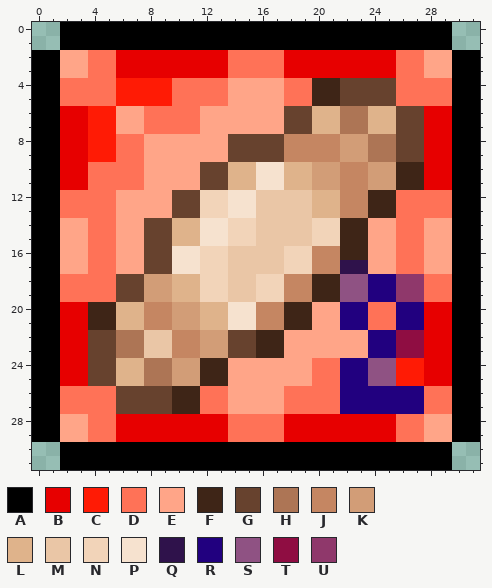
Pixel-art sprite -- Buffs/SorenessDebuff_2.png. That is the earlier state.
The file is 32x32 pixels.
Palette (. is transparent): A #000000  B #e70000  C #ff1b05  D #ff7257  E #ffa588  F #3e2517  G #67422e  H #ad7555  J #c58662  K #d29d77  L #dfb38b  M #eac6a6  N #f2d4b9  P #f6e2cf  Q #2f124b  R #21007f  S #8f5283  T #8f0d42  U #8f386b
After:
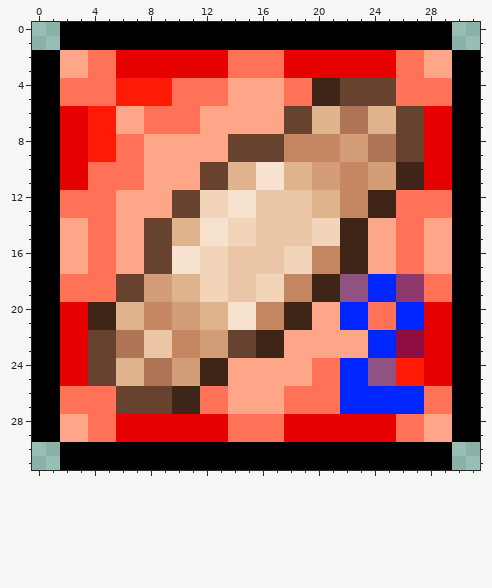
Edits made:
colour R: #21007f -> #0026ff
y 17: x 22..23 QQ -> FF
Boxes around the changes in both pictures, in picture pixels (x1, y1, x2, y2):
changed: (340, 260, 424, 414)
